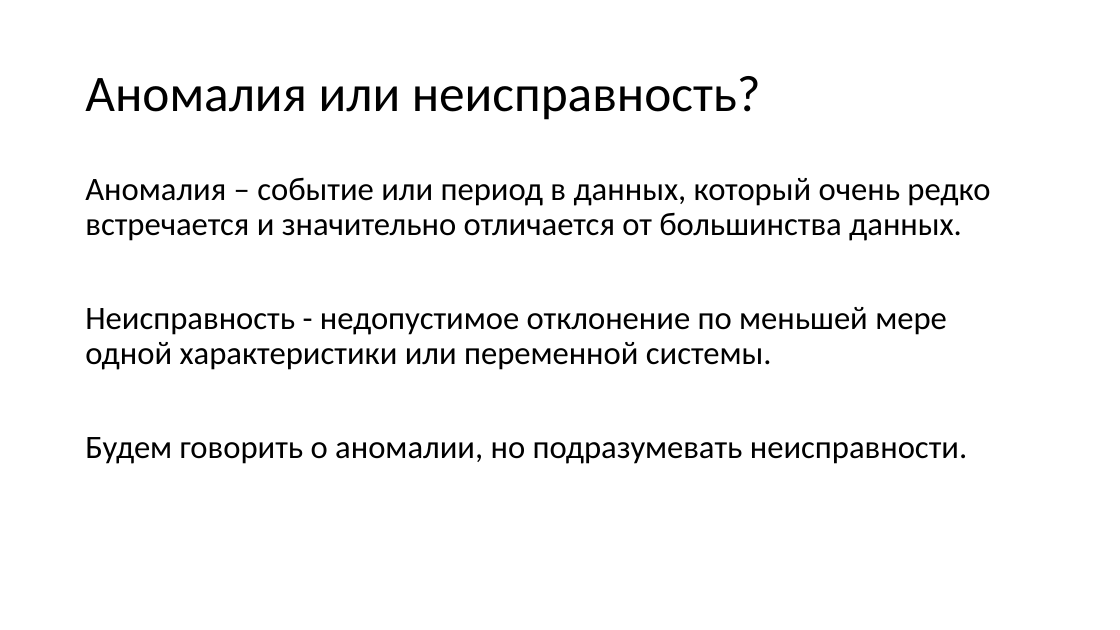
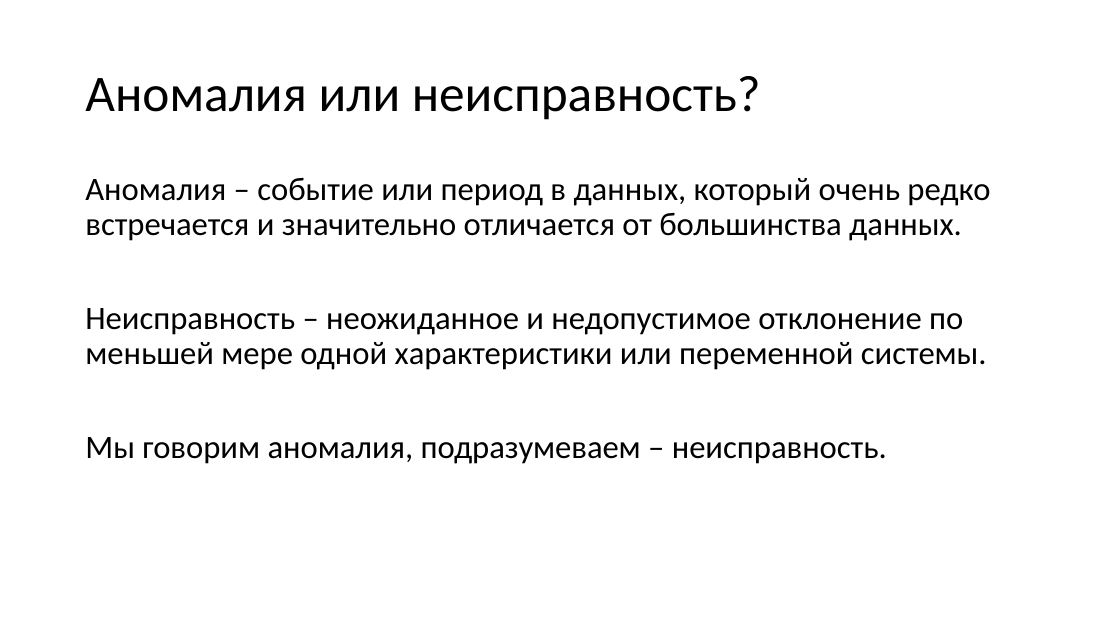
Before and after one commit to sau114/skillfactory_rds, a slide deck: slide 2 of module_final/story.pptx. Drawn at 1120x630 pixels with LibreOffice and Linux fonts; fonts in the diff are those of the drawing. Boxes give left, top, right and bottom in pixels: in the first picture for what was removed or moved away, otherwise in the second. Text is boxed around its words. In the diff, an @@ line names an element or a change of style, - is before the commit and + after.

```diff
--- a/module_final/story.pptx
+++ b/module_final/story.pptx
@@ text at (85,308,987,464): text changed @@
-Неисправность - недопустимое отклонение по меньшей мере одной характеристики или переменной системы.
-Будем говорить о аномалии, но подразумевать неисправности.
+Неисправность – неожиданное и недопустимое отклонение по меньшей мере одной характеристики или переменной системы.
+Мы говорим аномалия, подразумеваем – неисправность.
```
Also in this commit, not shown: 16 other slides changed, 8 slides added, 1 slide removed, 2 other files.
